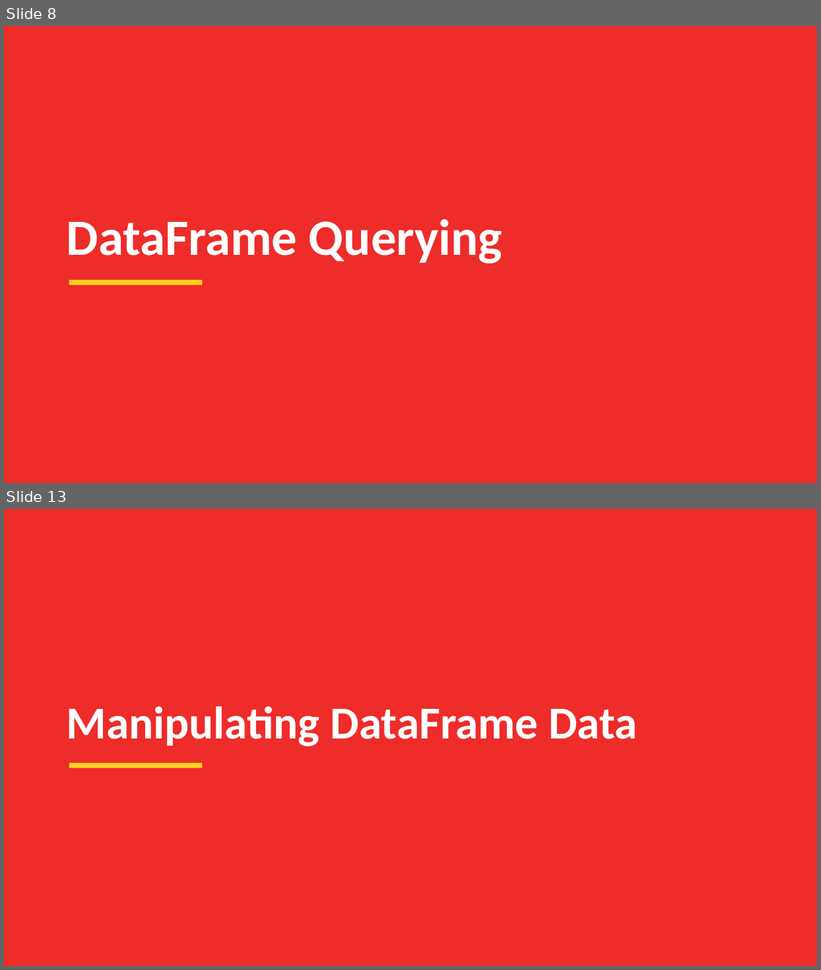
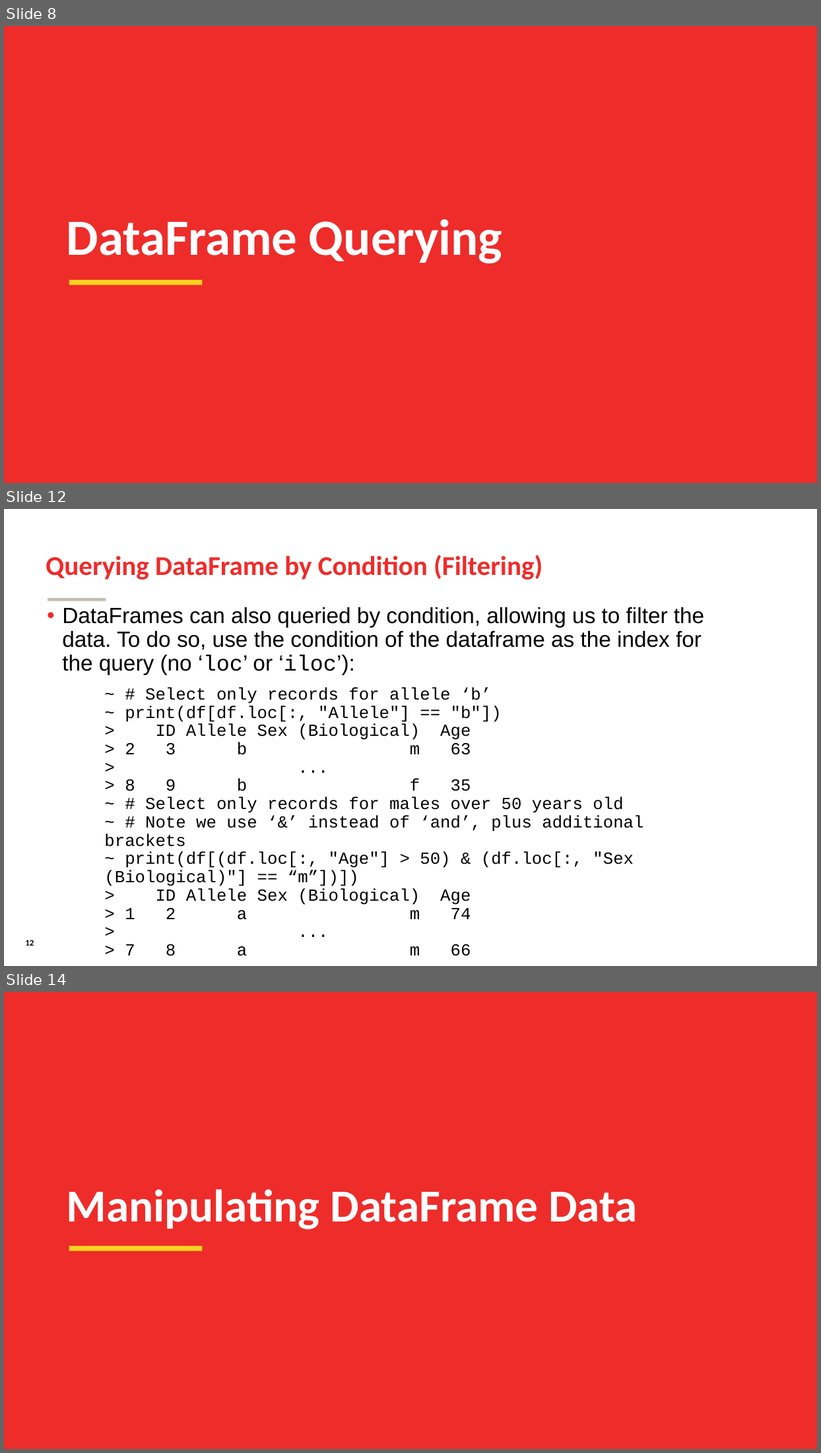
Before and after one commit to SomeoneInParticular/MDPR613_CourseMaterial, a slide deck: PythonCrashCourse/Unit2_DataManagement/Unit2_DataManagement.odp. Shown one above the other, each under a label of ours: slides 8 and 13 before the commit, slides 8, 12 and 14 after it; the slides between them are not shown. The pictures are 821x970 and 821x1453 pixels, drawn with LibreOffice and Linux fonts; fonts in the diff are those of the drawing; background and template pictures are left out. Boxes give left, top, right and bottom in pixels: in the first picture for what was removed or moved away, otherwise in the second. Text is boxed around its words. In the diff, an @@ line names an element or a change of style, - is before the commit and + after.

```diff
--- a/PythonCrashCourse/Unit2_DataManagement/Unit2_DataManagement.odp
+++ b/PythonCrashCourse/Unit2_DataManagement/Unit2_DataManagement.odp
@@ slide 12 added at [4, 509, 817, 966], background #FFFFFF @@
@@ title added at [46, 555, 543, 580], 32 pt, text #EE2C2A, bold @@
+Querying DataFrame by Condition (Filtering)
@@ rectangle added at [48, 598, 106, 601], fill #C3BFB6 @@
@@ text added at [62, 607, 704, 956], 20 pt, text #000000 @@
+• DataFrames can also queried by condition, allowing us to filter the data. To do so, use the condition of the dataframe as the index for the query (no ‘loc’ or ‘iloc’):
+  ~ # Select only records for allele ‘b’
+  ~ print(df[df.loc[:, "Allele"] == "b"])
+  > ID Allele Sex (Biological) Age
+  > 2 3 b m 63
+  > ...
+  > 8 9 b f 35
+  ~ # Select only records for males over 50 years old
+  ~ # Note we use ‘&’ instead of ‘and’, plus additional brackets
+  ~ print(df[(df.loc[:, "Age"] > 50) & (df.loc[:, "Sex (Biological)"] == “m”])])
+  > ID Allele Sex (Biological) Age
+  > 1 2 a m 74
+  > ...
+  > 7 8 a m 66
@@ page number added at [25, 940, 34, 946], 10 pt, text #000000, bold @@
+12
@@ what was slide 13 is now slide 14 @@
```
Also in this commit, not shown: 4 slides changed, 1 other slide added, 12 other files.
